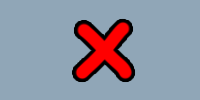
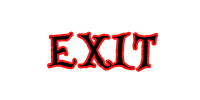
Layers edited between the first and the second 200×100 image:
hid "닫기" over [74, 21, 133, 80]
added layer "EXIT" above "START" over [49, 33, 157, 70]
hid "레이어 0" over [0, 0, 200, 100]
